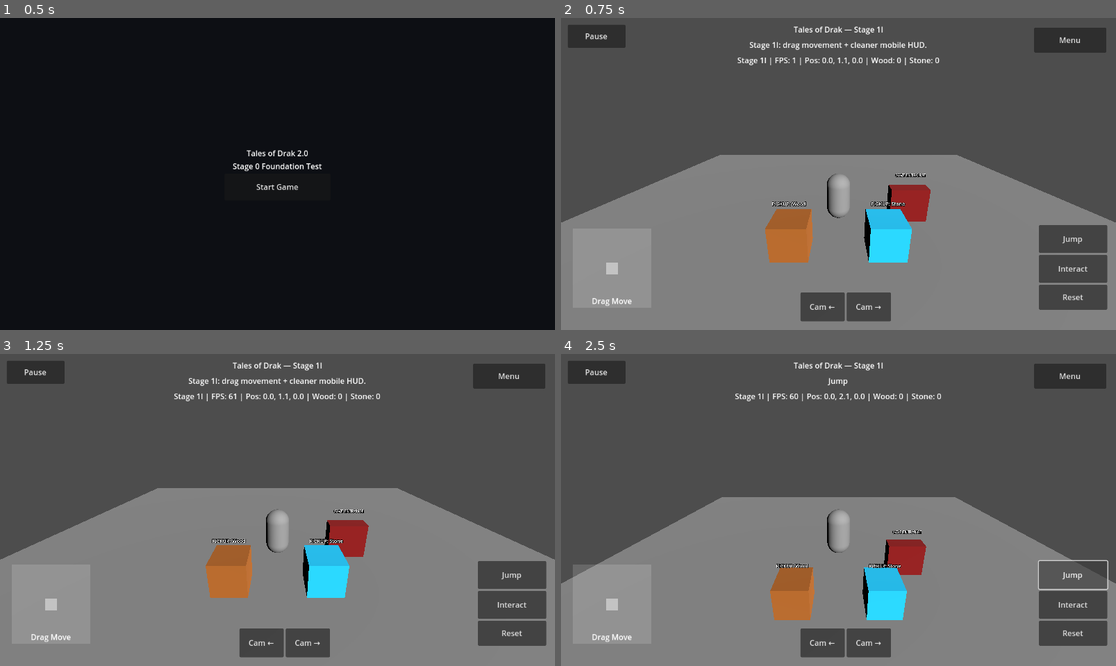
Above: before the commit, frames 1-4 (two rows, left to right).
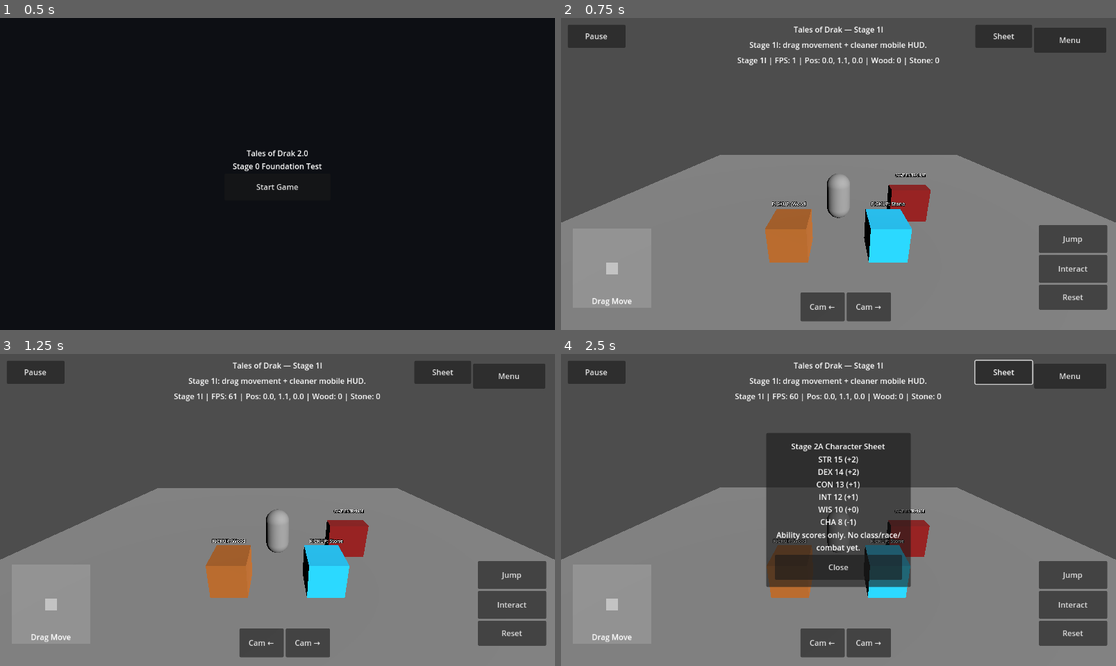
Above: after the commit, the same moments.

Repository: tristanvickery20/Tales-of-Drak-2.0
Game: Godot game, scene res://scenes/main_menu/main_menu.tscn
Two runs of this game, one before a commit and one after it. Both use one fixed random seed, a clock stepped at 60 frames per second and the inputs below.
Inputs (mouse positions are in pixels of both pictures, inside the frame that each line leads up to):
- Up to frame 1 (0.5 s): no input
- Up to frame 2 (0.75 s): click "Start Game" at 0.5 s
- Up to frame 3 (1.25 s): no input
- Up to frame 4 (2.5 s): click (1005, 372) at 1.25 s, where only the run after the commit has a clickable "Sheet"; click "Jump" at 2 s

Frame 1 is identical in both runs. In frame 2, 0.7% of the frame differs, in the area x 74-85%, y 2-10%; in frame 3, 0.7%; in frame 4, 18%, in the area x 0-100%, y 1-86%.

Commit message:
Register Drak character sheet overlay autoload

Diff:
--- a/project.godot
+++ b/project.godot
@@ -15,6 +15,10 @@
 config/features=PackedStringArray("4.3")
 config/icon="res://icon.svg"
 
+[autoload]
+
+DrakCharacterSheetOverlay="*res://drak/ui/drak_character_sheet_overlay.gd"
+
 [rendering]
 
 renderer/rendering_method="gl_compatibility"
